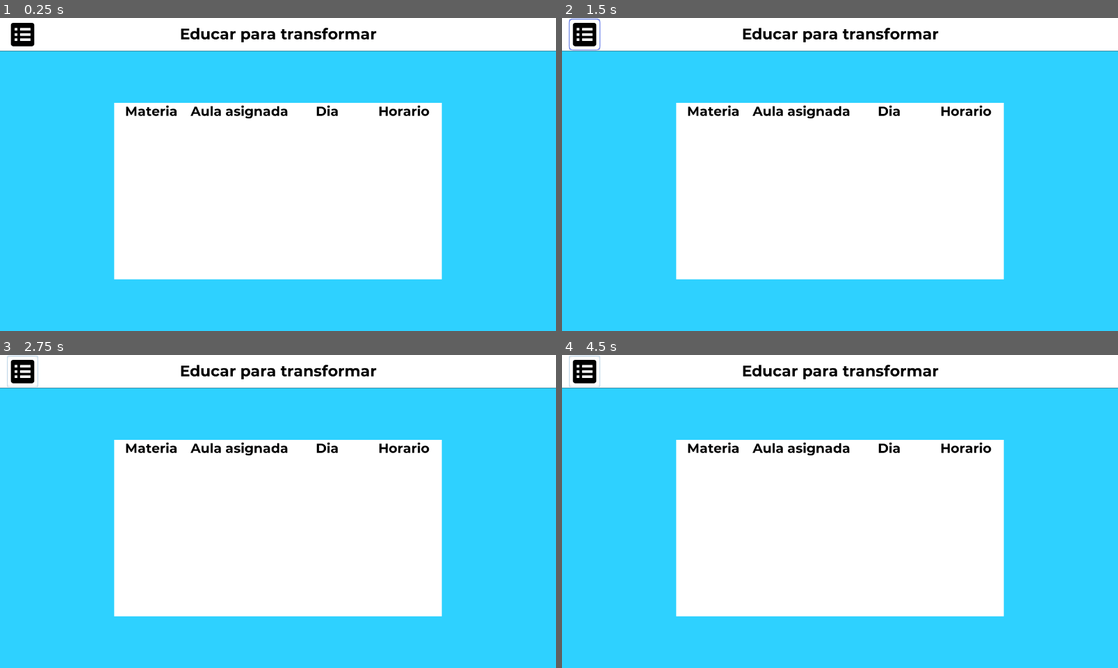
Above: before the commit, frames 1-4 (two rows, left to right).
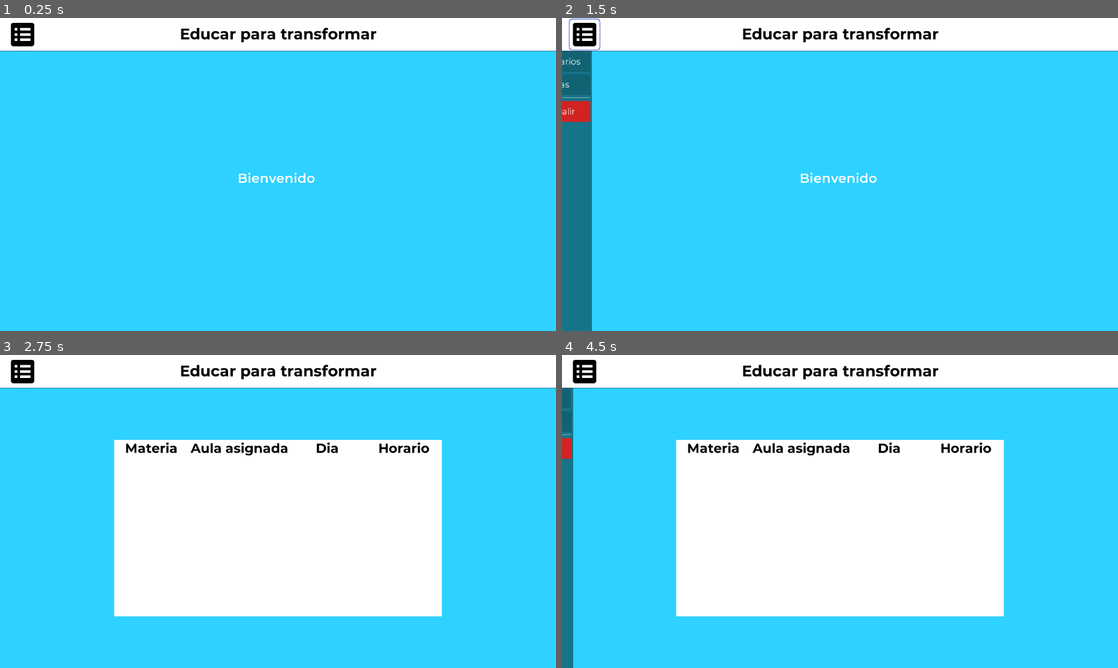
Above: after the commit, the same moments.

Repository: Matias-Barboza/DesktopAppEducarParaTransformar
Game: Godot game, scene res://Pantallas/PantallaEstudiante.tscn
The game is run twice, just before and just after one commit, with the same random seed, the same clock (stepped at 60 frames per second) and the same inputs. This scene is started directly instead of the project's main scene.
Inputs (mouse positions are in pixels of both pictures, inside the frame that each line leads up to):
- Up to frame 1 (0.25 s): no input
- Up to frame 2 (1.5 s): tap Enter at 0.5 s; move the mouse to (840, 190) at 0.52 s; hold Q (abc123) 0.53-1.25 s; click (840, 190) at 0.67 s; click (584, 33) at 1.25 s
- Up to frame 3 (2.75 s): click (38, 398) at 2 s, where only the run after the commit has a clickable "Horarios"
- Up to frame 4 (4.5 s): tap Space at 2.75, 4.25 s; move the mouse to (840, 527) at 2.77 s; click (840, 527) at 2.85 s; tap Enter at 3.5 s; move the mouse to (895, 442) at 3.52 s; hold Q (abc123) 3.53-4.28 s; click (895, 442) at 3.67 s; move the mouse to (812, 574) at 4.27 s; click (812, 574) at 4.35 s

The runs differ from the first frame. In frame 1, 33% of the frame differs, in the area x 20-80%, y 27-84%; in frame 2, 38%, in the area x 0-80%, y 10-100%; in frame 3, less than 0.1%; in frame 4, 1.8%.
Error before the commit: Parse Error: Expected ',' or ')' (res://Pantallas/PantallaEstudiante.gd:88)

Commit message:
Horarios ordenados por dia de la semana

Diff:
--- a/Pantallas/PantallaEstudiante.gd
+++ b/Pantallas/PantallaEstudiante.gd
@@ -84,9 +84,9 @@
 		for nota in json.result:
 			datos_materia.insert(0, nota["class_name"])
 			datos_materia.insert(1, asignarNota(nota.numeric_note_1))
-			datos_materia.insert(2, asignarNota(nota.numeric_note_2)
-			datos_materia.insert(3, nota.numeric_note_3)
-			datos_materia.insert(4, (nota.numeric_note_1 + nota.numeric_note_2 + nota.numeric_note_3) / 3)
+			datos_materia.insert(2, asignarNota(nota.numeric_note_2))
+			datos_materia.insert(3, asignarNota(nota.numeric_note_3))
+			datos_materia.insert(4, asignarNota((nota.numeric_note_1 + nota.numeric_note_2 + nota.numeric_note_3) / 3))
 			arreglo_materias.append(datos_materia)
 			datos_materia= []
 
@@ -112,9 +112,12 @@
 				datos_horario.insert(3, horario["startingTime"] + " - " + horario["endTime"])
 				arreglo_horarios.append(datos_horario)
 				datos_horario = []
+
+		arreglo_horarios.sort_custom(DayOfWeekSorter, "sort_by_day_of_week")
 		tabla_horarios.set_data(arreglo_horarios)
 	else:
 		print("Error en al carga de horarios")
+
 
 func convertir_dia_a_espanol(dia_en_ingles: String) -> String:
 	var dias = {
@@ -139,3 +142,31 @@
 	Globals.password = ""
 	Globals.nombreCompleto = ""
 	get_tree().change_scene("res://Pantallas/PantallaInicioDeSesion.tscn")
+
+
+#ESTO ES PARA ORDENAR LOS HORARIOS POR DIA
+
+class DayOfWeekSorter:
+	static func sort_by_day_of_week(a, b):
+		var dias_de_semana = {
+			"Lunes": 1,
+			"Martes": 2,
+			"Miércoles": 3,
+			"Jueves": 4,
+			"Viernes": 5,
+			"Sábado": 6,
+			"Domingo": 7
+		}
+
+		var day_a = dias_de_semana[a[2]]
+		var day_b = dias_de_semana[b[2]]
+
+		if day_a < day_b:
+			return true
+		elif day_a > day_b:
+			return false
+		else:
+			# Si los días son iguales, compara las horas
+			var time_a = a[3]
+			var time_b = b[3]
+			return time_a < time_b
--- a/Pantallas/PantallaEstudiante.tscn
+++ b/Pantallas/PantallaEstudiante.tscn
@@ -163,6 +163,9 @@
 anchor_right = 1.0
 anchor_bottom = 1.0
 color = Color( 0.184314, 0.823529, 1, 1 )
+__meta__ = {
+"_edit_lock_": true
+}
 
 [node name="AnimationPlayer" type="AnimationPlayer" parent="."]
 anims/despliegue_menu_lateral = SubResource( 5 )
@@ -172,6 +175,9 @@
 anchor_right = 1.0
 margin_bottom = 76.0
 custom_styles/panel = SubResource( 4 )
+__meta__ = {
+"_edit_lock_": true
+}
 
 [node name="ButtonMenuDesplegable" type="Button" parent="PanelSuperior"]
 margin_left = 16.0
@@ -204,6 +210,7 @@
 margin_bottom = 78.0
 
 [node name="PanelBienvenida" type="Panel" parent="."]
+visible = false
 anchor_right = 1.0
 anchor_bottom = 1.0
 margin_top = 76.0
@@ -225,6 +232,7 @@
 valign = 1
 
 [node name="PanelHorarios" type="Panel" parent="."]
+visible = false
 anchor_right = 1.0
 anchor_bottom = 1.0
 margin_top = 76.0
@@ -238,7 +246,6 @@
 margin_bottom = -119.0
 
 [node name="PanelNotas" type="Panel" parent="."]
-visible = false
 anchor_right = 1.0
 anchor_bottom = 1.0
 margin_top = 76.0
--- a/Pantallas/PantallaPadre.gd
+++ b/Pantallas/PantallaPadre.gd
@@ -122,6 +122,7 @@
 				arreglo_horarios.append(datos_horario)
 				datos_horario = []
 
+		arreglo_horarios.sort_custom(DayOfWeekSorter, "sort_by_day_of_week")
 		tabla_horarios.set_data(arreglo_horarios)
 	else:
 		print("Error en al carga de horarios")
@@ -166,3 +167,30 @@
 		tabla_notas.set_data(arreglo_materias)
 	else:
 		print("Error en la carga de notas")
+
+#ESTO ES PARA ORDENAR LOS HORARIOS POR DIA
+
+class DayOfWeekSorter:
+	static func sort_by_day_of_week(a, b):
+		var dias_de_semana = {
+			"Lunes": 1,
+			"Martes": 2,
+			"Miércoles": 3,
+			"Jueves": 4,
+			"Viernes": 5,
+			"Sábado": 6,
+			"Domingo": 7
+		}
+
+		var day_a = dias_de_semana[a[2]]
+		var day_b = dias_de_semana[b[2]]
+
+		if day_a < day_b:
+			return true
+		elif day_a > day_b:
+			return false
+		else:
+			# Si los días son iguales, compara las horas
+			var time_a = a[3]
+			var time_b = b[3]
+			return time_a < time_b
